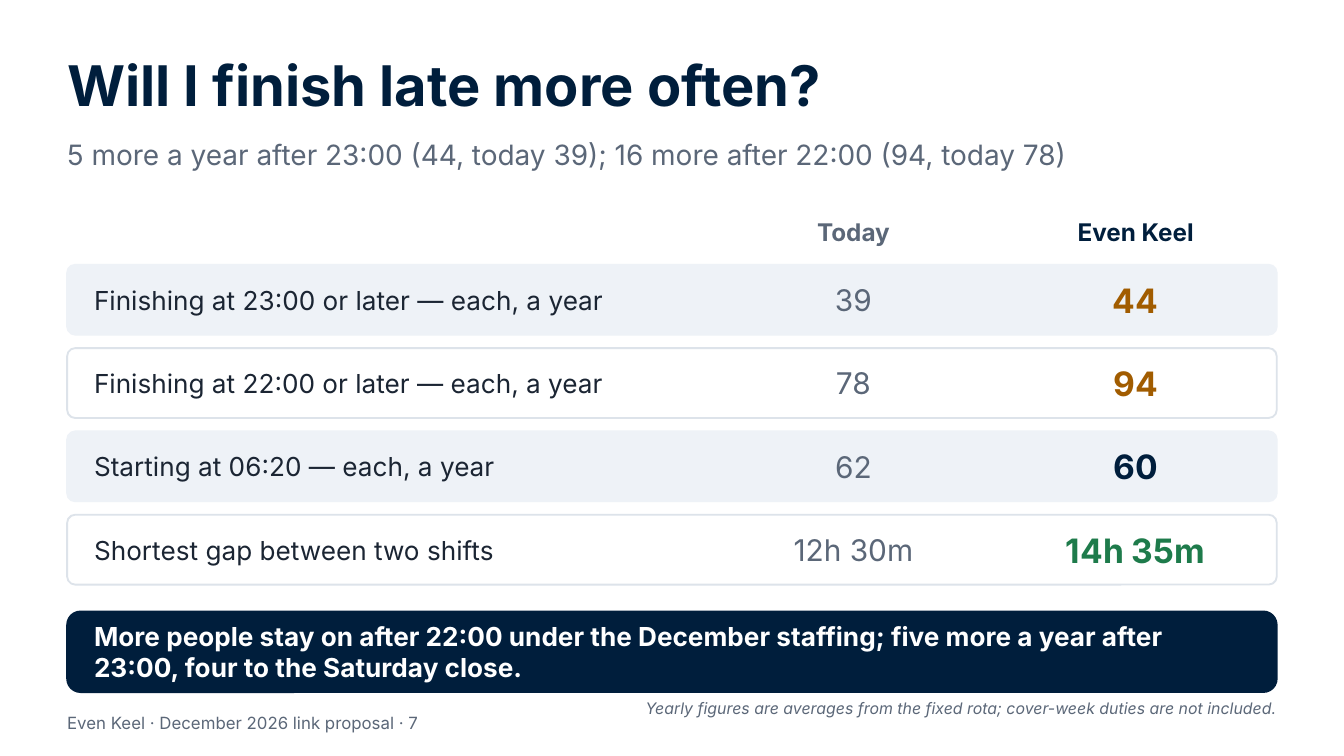
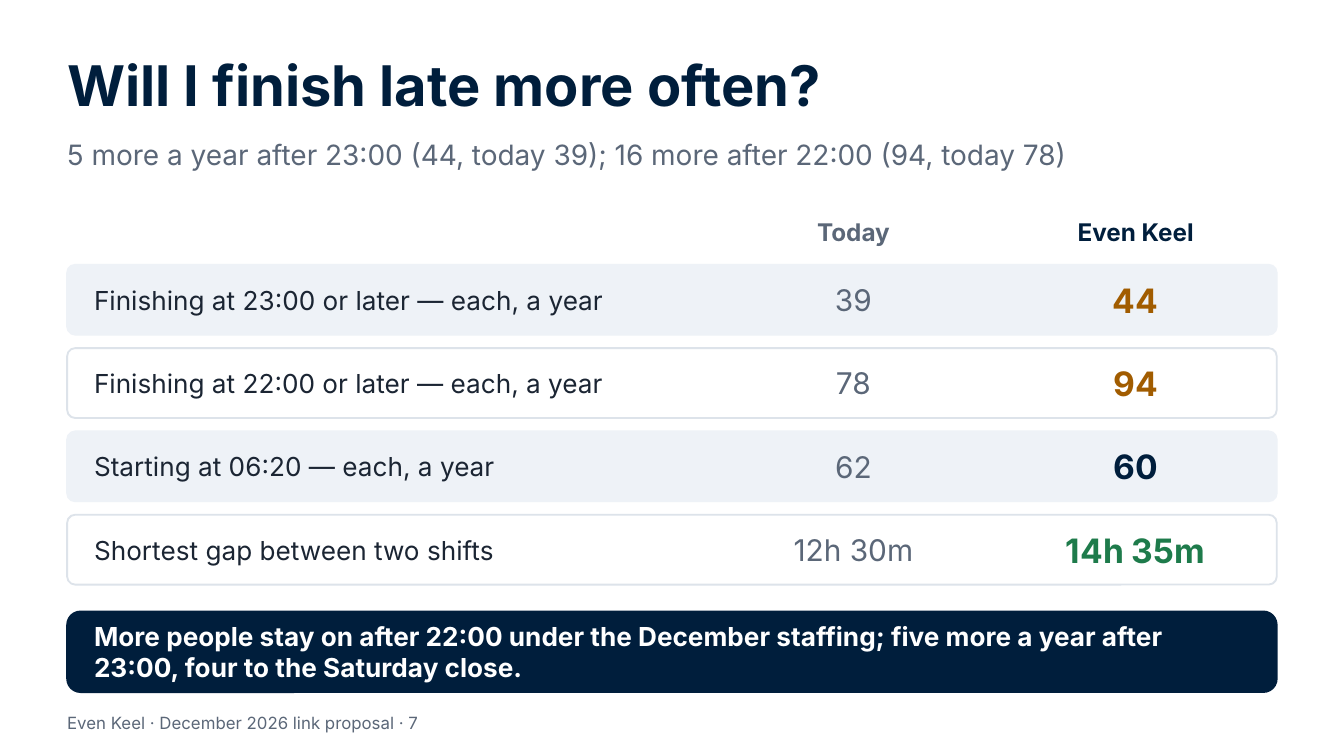
Before and after one commit to Garethdavidmiller/roster-app, a slide deck: slide 7 of docs/links-26/presentations/Even-Keel-for-colleagues.pptx. Drawn at 1344x756 pixels with LibreOffice and Linux fonts; fonts in the diff are those of the drawing. Boxes give left, top, right and bottom in pixels: in the first picture for what was removed or moved away, otherwise in the second. Text is boxed around its words. In the diff, an @@ line names an element or a change of style, - is before the commit and + after.

```diff
--- a/docs/links-26/presentations/Even-Keel-for-colleagues.pptx
+++ b/docs/links-26/presentations/Even-Keel-for-colleagues.pptx
@@ text removed at box(646, 702, 1276, 718) @@
-Yearly figures are averages from the fixed rota; cover-week duties are not included.
```
Also in this commit, not shown: 1 other slide changed, 23 other files.
